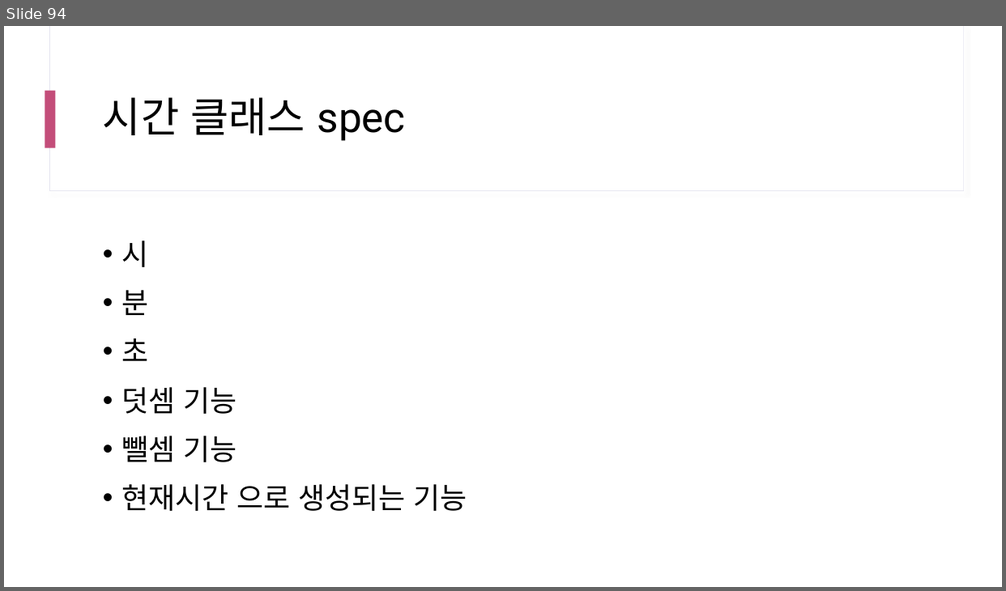
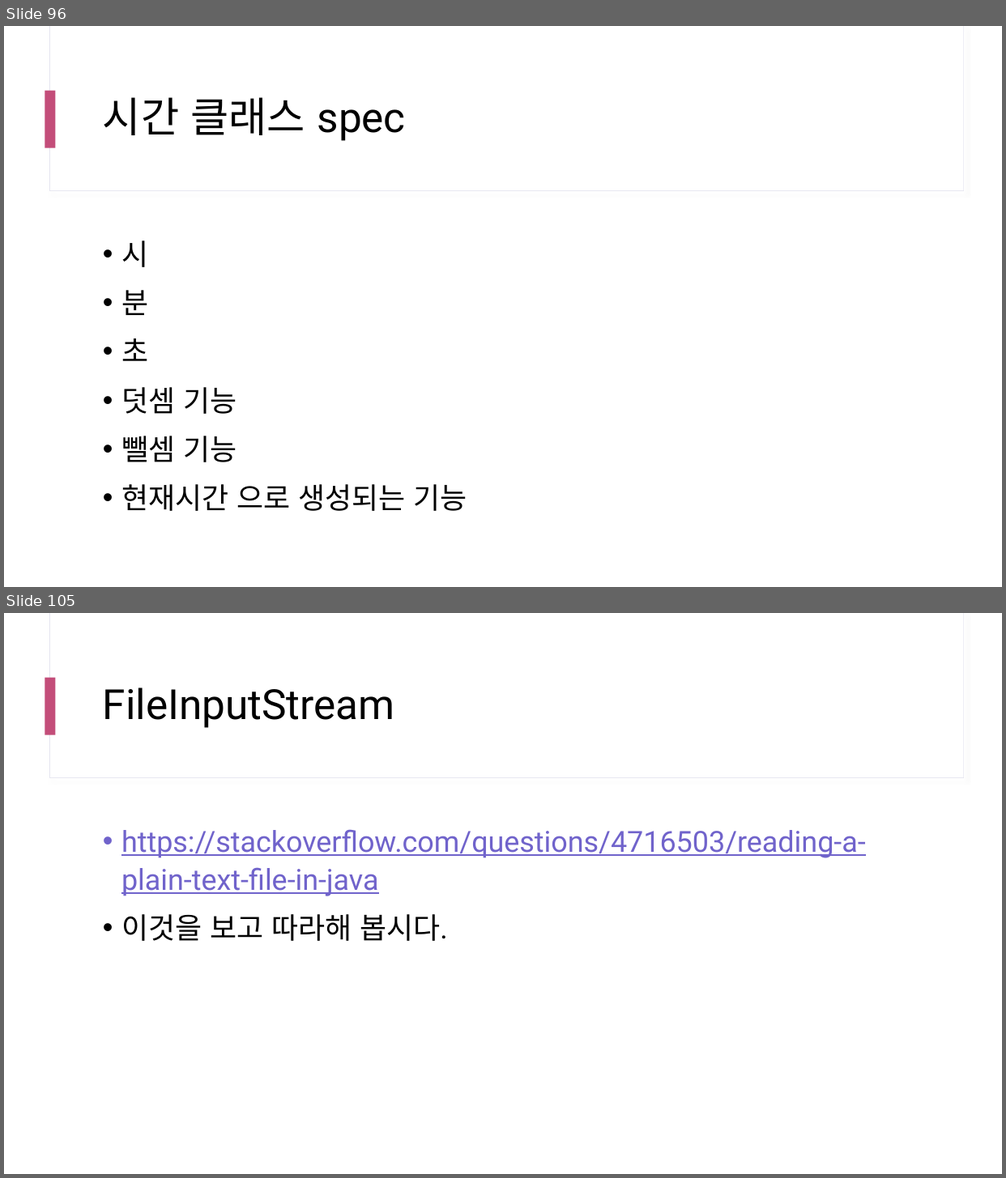
Before and after one commit to yhs0602/SPLIT_lecture_examples, a slide deck: docs/SPLIT 17차 Java.pptx. Shown one above the other, each under a label of ours: slide 94 before the commit, slides 96 and 105 after it; the slides between them are not shown. The pictures are 1006x591 and 1006x1178 pixels, drawn with LibreOffice and Linux fonts; fonts in the diff are those of the drawing. Boxes give left, top, right and bottom in pixels: in the first picture for what was removed or moved away, otherwise in the second. Text is boxed around its words. In the diff, an @@ line names an element or a change of style, - is before the commit and + after.

```diff
--- a/docs/SPLIT 17차 Java.pptx
+++ b/docs/SPLIT 17차 Java.pptx
@@ slide 105 added at (4, 613, 1002, 1174), background #FFFFFF; not listed: 3 template elements that a slide beside it also shows @@
@@ title added at (103, 688, 395, 728), 40 pt, text #000000 @@
+FileInputStream
@@ text added at (121, 829, 866, 941), 28 pt, text #7063CB, underline @@
+• https://stackoverflow.com/questions/4716503/reading-a-plain-text-file-in-java
+• 이것을 보고 따라해 봅시다.
@@ what was slide 94 is now slide 96 @@
```
Also in this commit, not shown: 2 slides changed, 13 other slides added.
